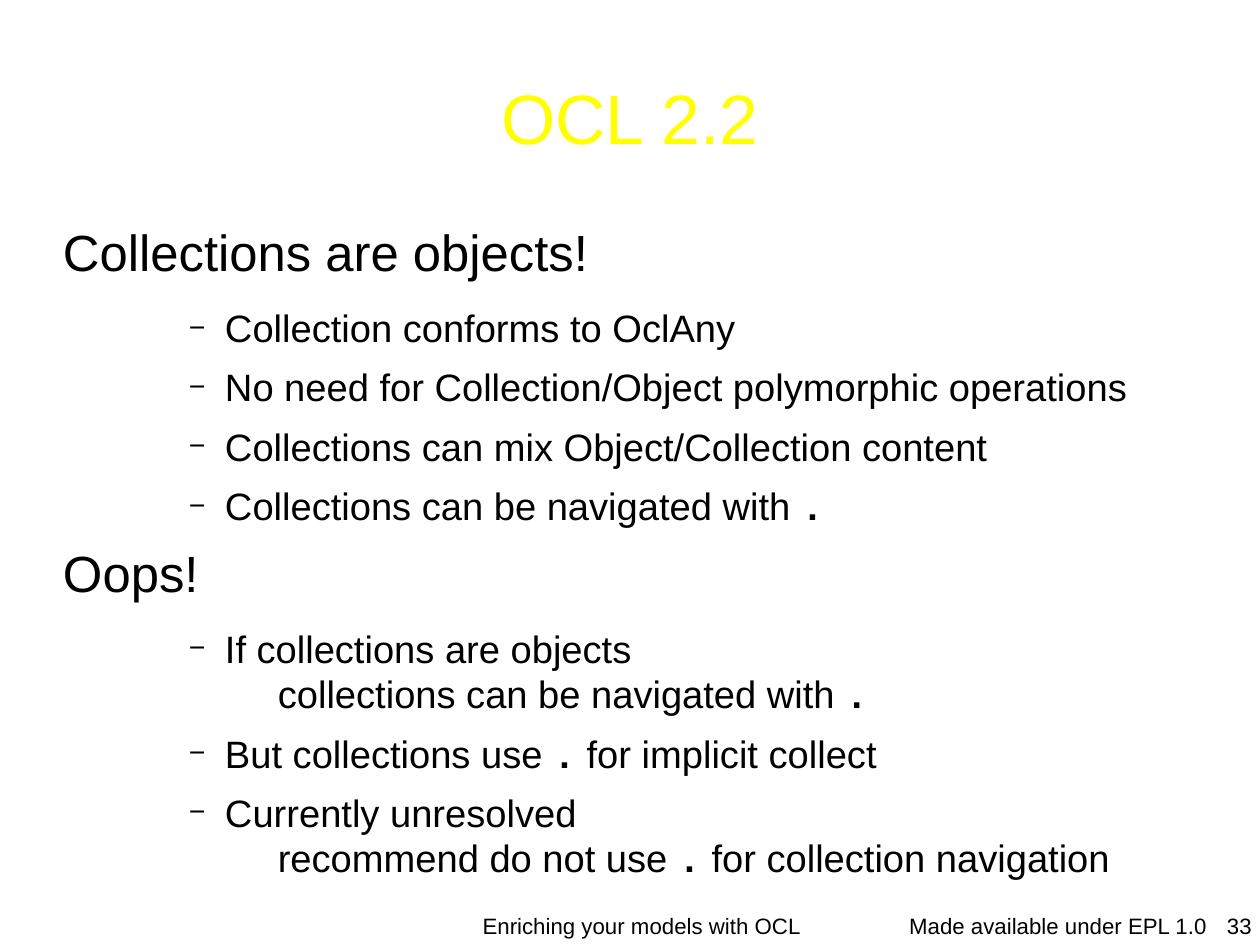
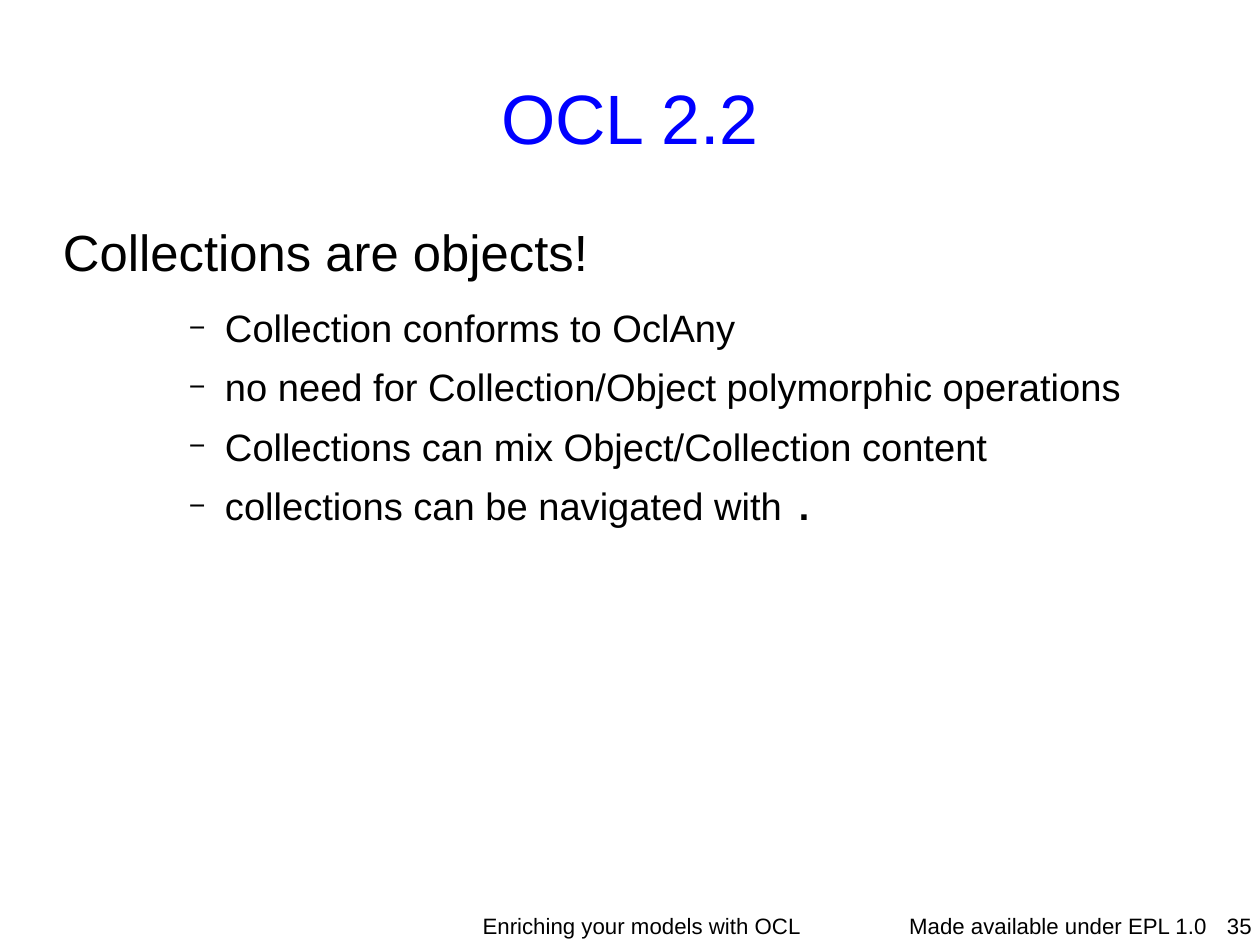
Before and after one commit to eclipse-ocl/ocl-website, a slide deck: slide 35 of ocl/docs/publications/ESE2010LongTalk/EnrichingWithOCL.odp (slide 33 before the commit). Drawn at 1260x945 pixels with LibreOffice and Linux fonts; fonts in the diff are those of the drawing; background and template pictures are left out. Boxes give left, top, right and bottom in pixels: in the first picture for what was removed or moved away, otherwise in the second. Text is boxed around its words. In the diff, an @@ line names an element or a change of style, - is before the commit and + after.

```diff
--- a/ocl/docs/publications/ESE2010LongTalk/EnrichingWithOCL.odp
+++ b/ocl/docs/publications/ESE2010LongTalk/EnrichingWithOCL.odp
@@ title "OCL 2.2" at (501, 95, 758, 145): text colour #FFFF00 to #0000FF @@
@@ text at (225, 373, 1121, 409): text changed @@
-    − No need for Collection/Object polymorphic operations
+    − no need for Collection/Object polymorphic operations
@@ text at (225, 492, 782, 528): text changed @@
-    − Collections can be navigated with .
-Oops!
-    − If collections are objects
-      collections can be navigated with .
-    − But collections use . for implicit collect
-    − Currently unresolved
-      recommend do not use . for collection navigation
+    − collections can be navigated with .
@@ page number at (1227, 918, 1252, 935): text changed @@
-33
+35
```
Also in this commit, not shown: 28 other slides changed, 5 slides removed.
